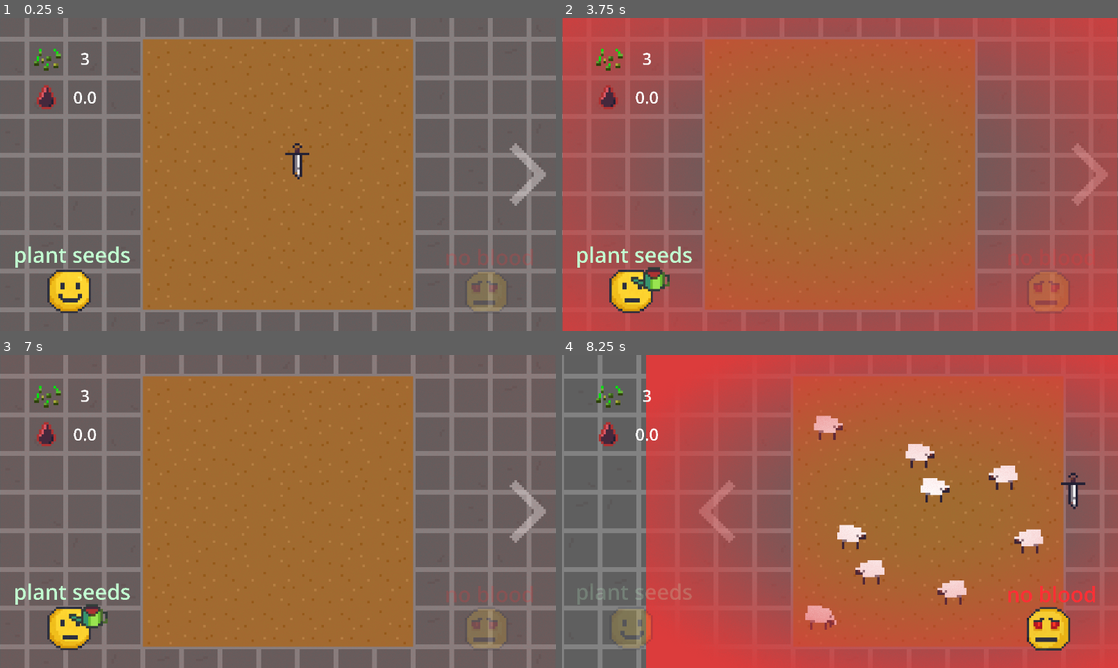
Above: before the commit, frames 1-4 (two rows, left to right).
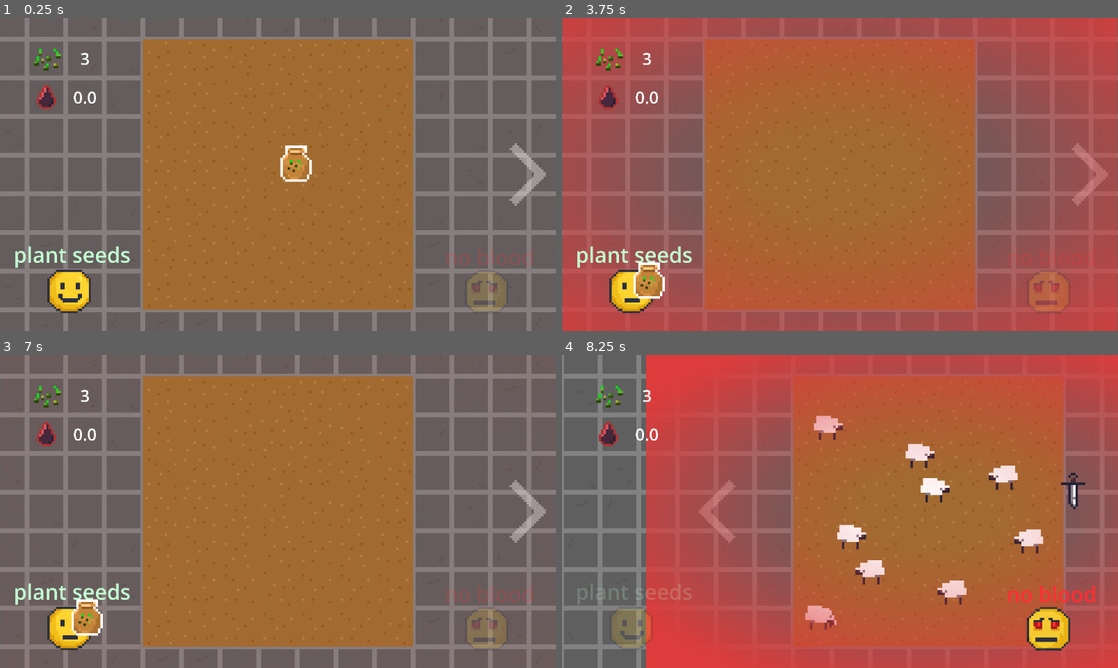
Above: after the commit, the same moments.

Repository: aeriab/giftjam_lebron
Game: Godot game, scene res://main/main.tscn
The game is run twice, just before and just after one commit, with the same random seed, the same clock (stepped at 60 frames per second) and the same inputs.
Inputs (mouse positions are in pixels of both pictures, inside the frame that each line leads up to):
- Up to frame 1 (0.25 s): no input
- Up to frame 2 (3.75 s): click (628, 290) at 0.5 s; click (1051, 293) at 1.25 s; click (1090, 174) at 2 s; click (628, 174) at 2.75 s; click (628, 290) at 3.5 s
- Up to frame 3 (7 s): click (489, 630) at 4.25 s; click (528, 511) at 5 s; click (66, 511) at 5.75 s; click (66, 627) at 6.5 s
- Up to frame 4 (8.25 s): click (1051, 630) at 7.25 s; click (1090, 511) at 8 s

The runs differ from the first frame. In frame 1, 0.5% of the frame differs, in the area x 50-57%, y 40-53%; in frame 2, 0.6%, in the area x 12-20%, y 78-90%; in frame 3, 0.6%; in frame 4, nothing differs.

Commit message:
sprites tweak & mouse states

Diff:
--- a/UI/ui.gd
+++ b/UI/ui.gd
@@ -48,6 +48,7 @@
 	elif Global.seed >= 1 && ready_for_switch:
 		good_activity_label.text = "plant seeds"
 		good_texture_button.texture_normal = HAPPY_FACE
+		SignalManager.mouseover.emit("seed")
 
 	var can_feed: bool = (Global.any_seeds_planted && Global.seed >= FEEDING_SEED_AMOUNT) || (Global.seed > FEEDING_SEED_AMOUNT)
 	if !Global.in_plant_scene && !can_feed && !ready_for_switch:
--- a/main/bind_cursor.gd
+++ b/main/bind_cursor.gd
@@ -8,6 +8,8 @@
 @onready var pointer = preload("res://assets/pointer.png")
 @onready var watercan = preload("res://assets/wateringCan.png")
 @onready var dagger = preload("res://assets/dagger.png")
+@onready var seedsBag = preload("res://assets/CursorSprites/SeedsBag1.png")
+@onready var foodscoop = preload("res://assets/CursorSprites/FoodScoop.png")
 
 var mouse = "dflt"
 
@@ -33,6 +35,12 @@
 			sprite.texture = dagger
 			await anim.animation_finished
 			anim.play("dagger")
+		"seed":
+			anim.play("RESET")
+			sprite.texture = seedsBag
+		"feed":
+			anim.play("RESET")
+			sprite.texture = foodscoop
 
 
 func _input(event):
@@ -58,9 +66,10 @@
 func current_mouse():
 	if !Global.evil_mode:
 		if Global.in_plant_scene:
-			mouse = "plant"
+			mouse = "seed"
 		else:
 			mouse = "feed"
+			pass
 	else:
 		if Global.in_plant_scene:
 			mouse = "water"
Binary file added: assets/CursorSprites/FoodScoop.png
Not shown, added: assets/CursorSprites/FoodScoop.png.import
Binary file added: assets/CursorSprites/SeedsBag1.png
Not shown, added: assets/CursorSprites/SeedsBag1.png.import
Not shown: 1 places in main/main.tscn that only renumber resources
